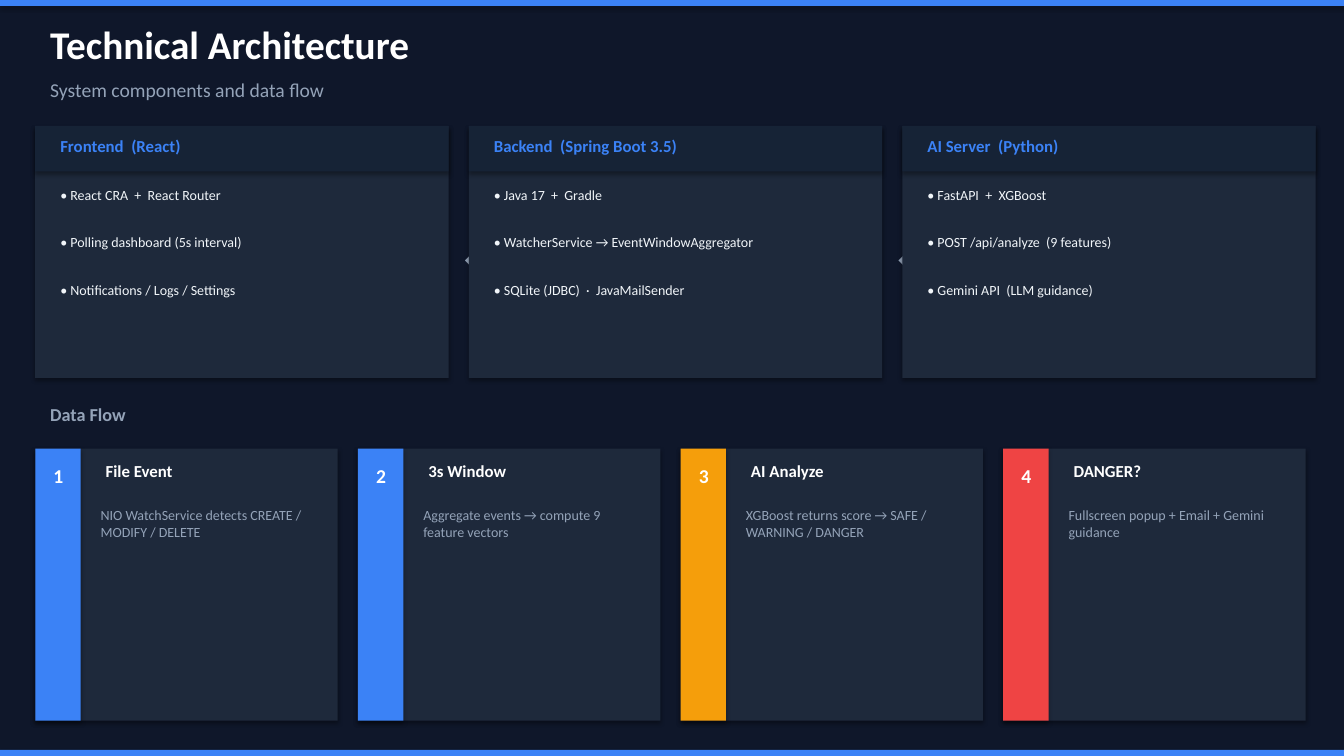
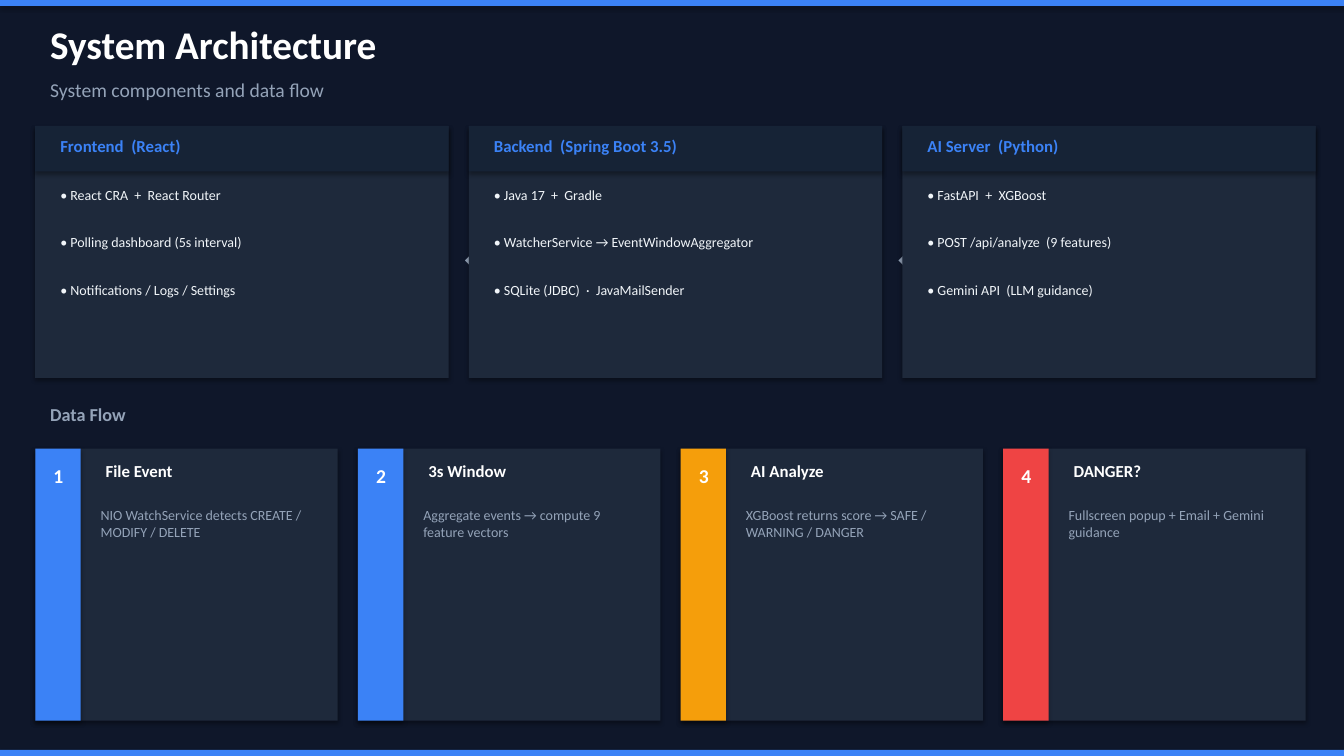
Before and after one commit to Aikaku/watchservice, a slide deck: slide 4 of 문서/WatchService_Agent_Presentation.pptx. Drawn at 1344x756 pixels with LibreOffice and Linux fonts; fonts in the diff are those of the drawing. Boxes give left, top, right and bottom in pixels: in the first picture for what was removed or moved away, otherwise in the second. Text is boxed around its words. In the diff, an @@ line names an element or a change of style, - is before the commit and + after.

```diff
--- a/문서/WatchService_Agent_Presentation.pptx
+++ b/문서/WatchService_Agent_Presentation.pptx
@@ text at [50,31,376,65]: text changed @@
-Technical Architecture
+System Architecture
```
Also in this commit, not shown: 1 other slide changed, 1 other file.
